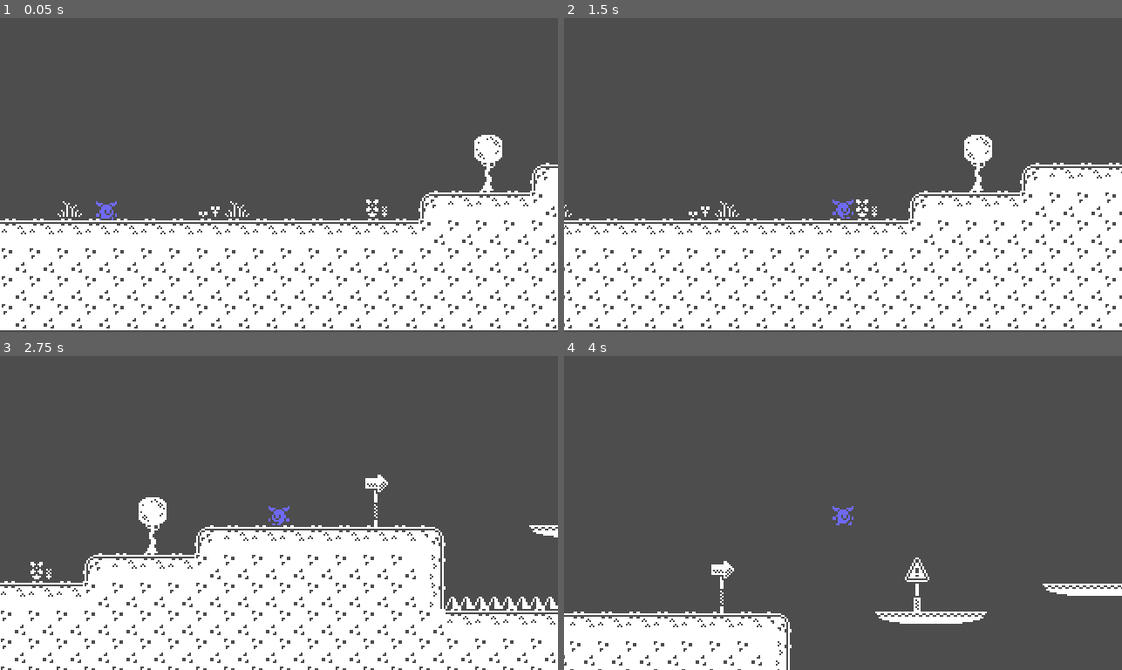
Above: before the commit, frames 1-4 (two rows, left to right).
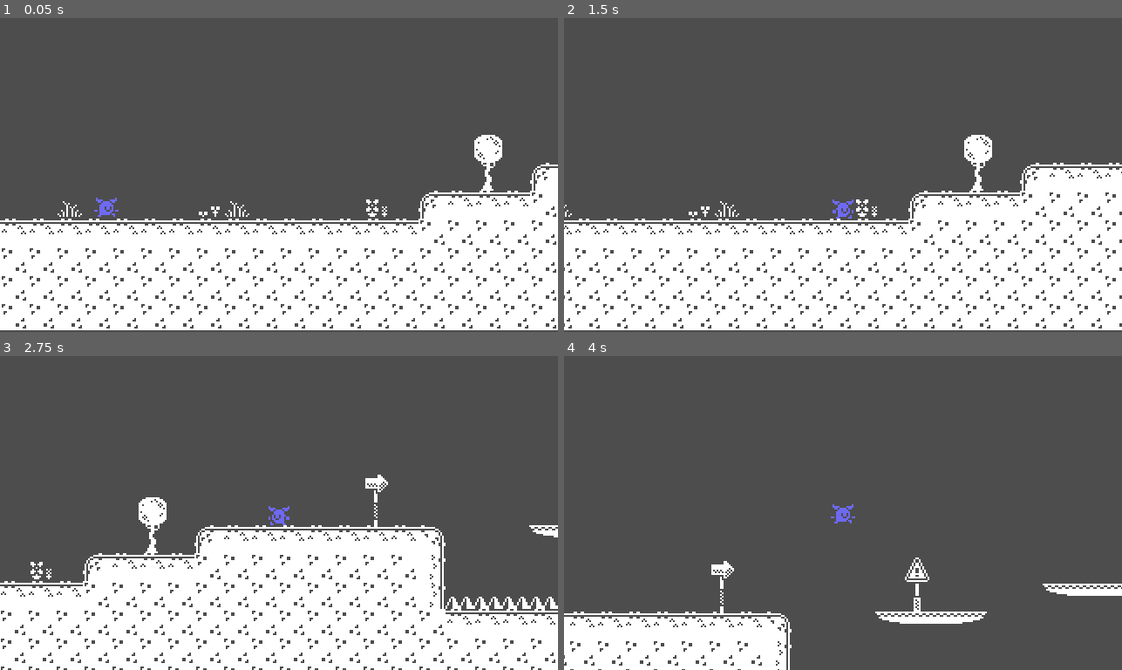
Above: after the commit, the same moments.

Repository: emilykrohn/2DPlatformer
Game: Godot game, scene res://main.tscn
Same seed, same stepped clock (60 frames per second), same inputs: the game is played once before the commit and once after it.
Inputs:
- Up to frame 1 (0.05 s): no input
- Up to frame 2 (1.5 s): tap Enter (ui_accept) at 0.5, 0.77 s; hold Right (ui_right) from 0.53 s (still down)
- Up to frame 3 (2.75 s): tap Enter (ui_accept) at 1.52 s; release Right (ui_right) at 2.03 s; hold Left (ui_left) from 2.03 s (still down)
- Up to frame 4 (4 s): release Left (ui_left) at 2.78 s; hold Right (ui_right) from 2.78 s (still down); tap Enter (ui_accept) at 3.02, 3.77 s

The runs differ from the first frame. In frame 1, 0.1% of the frame differs, in the area x 16-22%, y 57-65%; in frame 2, less than 0.1%; in frame 3, less than 0.1%; in frame 4, 0.1%.

Commit message:
Fix jump animation

Diff:
--- a/player.gd
+++ b/player.gd
@@ -18,25 +18,29 @@
 	if not is_on_floor():
 		velocity.y += gravity * delta
 
+	if velocity.length() > 0:
+		$AnimatedSprite2D.play()
+	else:
+		$AnimatedSprite2D.stop()
+
 	# Handle Jump.
 	if Input.is_action_just_pressed("ui_accept") and is_on_floor():
 		velocity.y = JUMP_VELOCITY
 		$AnimatedSprite2D.animation = "jump"
 
-	if velocity.length() > 0:
-		$AnimatedSprite2D.play()
-	else:
-		$AnimatedSprite2D.stop()
-
 	# Get the input direction and handle the movement/deceleration.
 	# As good practice, you should replace UI actions with custom gameplay actions.
 	var direction = Input.get_axis("ui_left", "ui_right")
 	if direction:
-		$AnimatedSprite2D.animation = "walk"
 		$AnimatedSprite2D.flip_h = velocity.x < 0
 		velocity.x = move_toward(velocity.x, SPEED * direction, ACCELERATION * delta)
+		if is_on_floor():
+			$AnimatedSprite2D.animation = "walk"
 	else:
 		velocity.x = move_toward(velocity.x, 0, FRICTION * delta)
 		$AnimatedSprite2D.animation = "stand"
 
+	if not is_on_floor():
+		$AnimatedSprite2D.animation = "jump"
+
 	move_and_slide()
--- a/player.tscn
+++ b/player.tscn
@@ -49,5 +49,4 @@
 [node name="AnimatedSprite2D" type="AnimatedSprite2D" parent="."]
 modulate = Color(0.431373, 0.411765, 0.94902, 1)
 sprite_frames = SubResource("SpriteFrames_n3wwb")
-animation = &"walk"
-frame_progress = 0.622913
+animation = &"jump"
